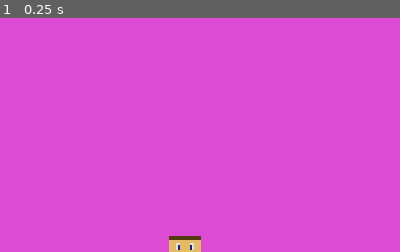
Above: before the commit, frame 1.
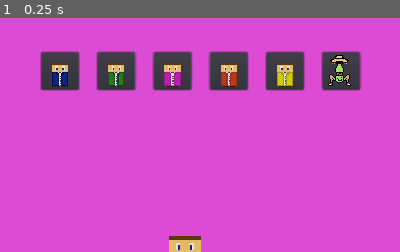
Above: after the commit, the same moment.

Repository: Eawell/Simple-server
Game: Godot game, scene res://Lobby.tscn
Two runs of this game, one before a commit and one after it. Both use one fixed random seed, a clock stepped at 60 frames per second and the inputs below. This scene is started directly instead of the project's main scene.
Inputs:
- Up to frame 1 (0.25 s): no input
The pictures show only the part of the screen within x 27-77%, y 0-50%; the shares and areas given below are measured in that part.

The runs differ from the first frame. In frame 1, 10% of the frame differs, in the area x 10-91%, y 14-32%.
Error before the commit: Invalid get index '0' (on base: 'Dictionary'). (res://Player.gd:14)
Error after the commit: Invalid get index '0' (on base: 'Dictionary'). (res://Player.gd:15)

Commit message:
Fix collisions

Diff:
--- /dev/null
+++ b/Activity.gd
@@ -0,0 +1,8 @@
+extends Area2D
+
+
+func _process(delta):
+	if get_overlapping_areas().size() > 0:
+		scale = Vector2(1.1,1.1)
+	else:
+		scale = Vector2(1,1)
--- a/Lobby.tscn
+++ b/Lobby.tscn
@@ -1,10 +1,14 @@
-[gd_scene load_steps=4 format=2]
+[gd_scene load_steps=6 format=2]
 
 [ext_resource path="res://Lobby.gd" type="Script" id=1]
 [ext_resource path="res://Sprites/Red-button.png" type="Texture" id=2]
+[ext_resource path="res://Activity.gd" type="Script" id=3]
 
 [sub_resource type="RectangleShape2D" id=1]
 extents = Vector2( 568, 8 )
+
+[sub_resource type="RectangleShape2D" id=2]
+extents = Vector2( 31, 21 )
 
 [node name="Lobby" type="Control"]
 anchor_right = 1.0
@@ -60,12 +64,17 @@
 rotation = 1.5708
 shape = SubResource( 1 )
 
-[node name="Area2D" type="Area2D" parent="."]
+[node name="StartButton" type="Area2D" parent="." groups=[
+"Activity",
+]]
 position = Vector2( 480, 512 )
+script = ExtResource( 3 )
 
-[node name="CollisionShape2D" type="CollisionShape2D" parent="Area2D"]
-
-[node name="Sprite" type="Sprite" parent="Area2D"]
+[node name="Sprite" type="Sprite" parent="StartButton"]
 position = Vector2( 1.5, 33.5 )
 scale = Vector2( 0.083, 0.083 )
 texture = ExtResource( 2 )
+
+[node name="CollisionShape2D" type="CollisionShape2D" parent="StartButton"]
+position = Vector2( 2, 42 )
+shape = SubResource( 2 )
--- /dev/null
+++ b/Map.gd
@@ -0,0 +1,6 @@
+extends Node2D
+
+
+
+func _ready():
+	pass # Replace with function body.
--- /dev/null
+++ b/Map.tscn
@@ -0,0 +1,14 @@
+[gd_scene load_steps=2 format=2]
+
+[ext_resource path="res://Map.gd" type="Script" id=1]
+
+[node name="Map" type="Node2D"]
+script = ExtResource( 1 )
+
+[node name="ColorRect" type="ColorRect" parent="."]
+margin_right = 1440.0
+margin_bottom = 904.0
+color = Color( 0.529412, 0.27451, 0.0235294, 1 )
+__meta__ = {
+"_edit_use_anchors_": false
+}
--- a/Menu.gd
+++ b/Menu.gd
@@ -13,4 +13,12 @@
 	Network._ip = new_text
 
 func _on_Join_pressed():
-	Network.connect_to_server()
+	if Network.data["nickname"] != "":
+		Network.connect_to_server()
+
+
+func _on_CheckBox_toggled(button_pressed):
+	if $CheckBox.pressed == true:
+		Network.PORT = 4031
+	else:
+		Network.PORT = 4444
--- a/Menu.tscn
+++ b/Menu.tscn
@@ -1,6 +1,16 @@
-[gd_scene load_steps=2 format=2]
+[gd_scene load_steps=6 format=2]
 
 [ext_resource path="res://Menu.gd" type="Script" id=1]
+[ext_resource path="res://droid-sans.regular.ttf" type="DynamicFontData" id=2]
+
+[sub_resource type="DynamicFont" id=1]
+font_data = ExtResource( 2 )
+
+[sub_resource type="DynamicFont" id=2]
+font_data = ExtResource( 2 )
+
+[sub_resource type="DynamicFont" id=3]
+font_data = ExtResource( 2 )
 
 [node name="Menu" type="Control"]
 anchor_right = 1.0
@@ -20,10 +30,11 @@
 }
 
 [node name="Label" type="Label" parent="."]
-margin_left = 371.428
-margin_top = 147.811
-margin_right = 414.428
-margin_bottom = 164.811
+margin_left = 352.0
+margin_top = 152.0
+margin_right = 396.0
+margin_bottom = 171.0
+custom_fonts/font = SubResource( 1 )
 text = "Name"
 __meta__ = {
 "_edit_use_anchors_": false
@@ -34,6 +45,7 @@
 margin_top = 220.0
 margin_right = 416.561
 margin_bottom = 246.0
+custom_fonts/font = SubResource( 2 )
 text = "IP"
 __meta__ = {
 "_edit_use_anchors_": false
@@ -63,6 +75,15 @@
 __meta__ = {
 "_edit_use_anchors_": false
 }
+
+[node name="CheckBox" type="CheckBox" parent="."]
+margin_left = 632.0
+margin_top = 216.0
+margin_right = 693.0
+margin_bottom = 240.0
+custom_fonts/font = SubResource( 3 )
+text = "Local"
 [connection signal="text_changed" from="LineEdit" to="." method="_on_LineEdit_text_changed"]
 [connection signal="text_changed" from="LineEdit2" to="." method="_on_LineEdit2_text_changed"]
 [connection signal="pressed" from="Join" to="." method="_on_Join_pressed"]
+[connection signal="toggled" from="CheckBox" to="." method="_on_CheckBox_toggled"]
--- a/Network.gd
+++ b/Network.gd
@@ -1,7 +1,7 @@
 extends Node
 
-const PORT = 4031
-var _ip = "127.0.0.1"
+var PORT = 4444
+var _ip = "82.1.129.70"
 
 var players = {}
 var data = {"nickname" : "", "skin" : "white"}
@@ -59,6 +59,7 @@
 		taken.erase(old_skin)
 	taken.append(new_skin)
 	players[id]["skin"] = new_skin
+	get_node("/root/Lobby/"+ str(id)).vis_skin(players[id]["skin"])
 
 remote func check_taken(new_taken):
 	taken = new_taken
--- a/Player.gd
+++ b/Player.gd
@@ -2,6 +2,7 @@
 
 var SPEED = 500.0
 var skins = ["blue", "green", "pink", "red", "yellow", "dew"]
+onready var collisions = "NormalArea"
 
 enum Direction { UPRIGHT, UPLEFT, DOWNRIGHT, DOWNLEFT, UP, DOWN, LEFT, RIGHT, NONE }
 
@@ -12,21 +13,35 @@
 
 func _ready():
 	my_data = Network.players[int(name)]
+	$NormalArea.monitorable = false
+	$NormalArea.monitoring = false
+	$DewArea.monitorable = false
+	$DewArea.monitoring = false
+	$Use.visible = false
+	get_node(collisions).monitorable = true
 	if is_network_master():
+		$Joined.visible = true
 		$Selection.visible = true
 		$up.visible = true
 		$down.visible = true
 		$left.visible = true
 		$right.visible = true
+		get_node(collisions).monitoring = true
+	else:
+		$Selection.visible = false
+		$NormalArea.collision_layer = 2
+		$NormalArea.collision_mask = 2
+		$DewArea.collision_layer = 2
+		$DewArea.collision_mask = 2
+
 
 func _process(delta):
-		vis_skin(my_data["skin"])
+	$Joined.text = str(Network.players.size()) + "/6"
 
 func init(nickname, start_skin, is_slave):
 	$Nickname.text = nickname
 	vis_skin(start_skin)
-	if is_slave:
-		pass
+
 
 func _physics_process(delta):
 	var direction = Direction.NONE
@@ -93,11 +108,20 @@
 	if colour == "dew":
 		$Nickname.rect_position = Vector2(-128, -66)
 		if is_network_master():
+			collisions = "DewArea"
 			$Dew.disabled = false
 	else:
 		$Nickname.rect_position = Vector2(-128, -48)
 		if is_network_master():
+			collisions = "NormalArea"
 			$Normal.disabled = false
+	$NormalArea.monitorable = false
+	$DewArea.monitorable = false
+	get_node(collisions).monitorable = true
+	if is_network_master():
+		$NormalArea.monitoring = false
+		$DewArea.monitoring = false
+		get_node(collisions).monitoring = true
 
 func _on_blue_pressed():
 	Network.change_skin(int(name), my_data["skin"], "blue")
@@ -116,3 +140,6 @@
 
 func _on_dew_pressed():
 	Network.change_skin(int(name), my_data["skin"], "dew")
+
+func _on_Use_pressed():
+	print("yes")
--- a/Player.tscn
+++ b/Player.tscn
@@ -10,8 +10,15 @@
 [ext_resource path="res://Sprites/mexicodew.png" type="Texture" id=8]
 [ext_resource path="res://Sprites/Guard-white.png" type="Texture" id=9]
 [ext_resource path="res://Sprites/Pressed-arrow.png" type="Texture" id=10]
-
-[sub_resource type="SpriteFrames" id=1]
+[ext_resource path="res://droid-sans.regular.ttf" type="DynamicFontData" id=11]
+[ext_resource path="res://Sprites/Use-unpressed.png" type="Texture" id=12]
+[ext_resource path="res://Sprites/Use-pressed.png" type="Texture" id=13]
+[ext_resource path="res://PlayerCollisions.gd" type="Script" id=14]
+
+[sub_resource type="DynamicFont" id=1]
+font_data = ExtResource( 11 )
+
+[sub_resource type="SpriteFrames" id=2]
 animations = [ {
 "frames": [ ExtResource( 7 ) ],
 "loop": true,
@@ -67,11 +74,21 @@
 "speed": 5.0
 } ]
 
-[sub_resource type="RectangleShape2D" id=8]
+[sub_resource type="RectangleShape2D" id=9]
 extents = Vector2( 21, 10 )
 
-[sub_resource type="RectangleShape2D" id=9]
+[sub_resource type="RectangleShape2D" id=10]
 extents = Vector2( 33, 14 )
+
+[sub_resource type="DynamicFont" id=11]
+size = 32
+font_data = ExtResource( 11 )
+
+[sub_resource type="RectangleShape2D" id=12]
+extents = Vector2( 21, 31.5 )
+
+[sub_resource type="RectangleShape2D" id=13]
+extents = Vector2( 33, 46.5 )
 
 [node name="Player" type="KinematicBody2D"]
 script = ExtResource( 1 )
@@ -82,6 +99,7 @@
 margin_right = 128.0
 margin_bottom = -34.0
 grow_horizontal = 2
+custom_fonts/font = SubResource( 1 )
 align = 1
 __meta__ = {
 "_edit_use_anchors_": false
@@ -129,7 +147,7 @@
 visibility_mode = 1
 
 [node name="Selection" type="Node2D" parent="."]
-visible = false
+z_index = 1
 
 [node name="blue" type="Button" parent="Selection"]
 margin_left = -184.0
@@ -207,42 +225,87 @@
 
 [node name="blue" type="AnimatedSprite" parent="Skins"]
 scale = Vector2( 3, 3 )
-frames = SubResource( 1 )
+frames = SubResource( 2 )
 
 [node name="green" type="AnimatedSprite" parent="Skins"]
 scale = Vector2( 3, 3 )
-frames = SubResource( 2 )
+frames = SubResource( 3 )
 
 [node name="pink" type="AnimatedSprite" parent="Skins"]
 scale = Vector2( 3, 3 )
-frames = SubResource( 3 )
+frames = SubResource( 4 )
 
 [node name="red" type="AnimatedSprite" parent="Skins"]
 scale = Vector2( 3, 3 )
-frames = SubResource( 4 )
+frames = SubResource( 5 )
 
 [node name="white" type="AnimatedSprite" parent="Skins"]
 scale = Vector2( 3, 3 )
-frames = SubResource( 5 )
+frames = SubResource( 6 )
 
 [node name="yellow" type="AnimatedSprite" parent="Skins"]
 scale = Vector2( 3, 3 )
-frames = SubResource( 6 )
+frames = SubResource( 7 )
 
 [node name="dew" type="AnimatedSprite" parent="Skins"]
 scale = Vector2( 3, 3 )
-frames = SubResource( 7 )
+frames = SubResource( 8 )
 
 [node name="Normal" type="CollisionShape2D" parent="."]
 position = Vector2( 0, 32 )
-shape = SubResource( 8 )
+shape = SubResource( 9 )
 
 [node name="Dew" type="CollisionShape2D" parent="."]
 position = Vector2( 0, 31 )
-shape = SubResource( 9 )
+shape = SubResource( 10 )
+
+[node name="Joined" type="Label" parent="."]
+visible = false
+margin_left = -448.0
+margin_top = -256.0
+margin_right = -384.0
+margin_bottom = -192.0
+custom_fonts/font = SubResource( 11 )
+text = "5/6"
+align = 1
+valign = 1
+__meta__ = {
+"_edit_use_anchors_": false
+}
+
+[node name="NormalArea" type="Area2D" parent="."]
+collision_layer = 3
+collision_mask = 3
+script = ExtResource( 14 )
+
+[node name="CollisionShape2D" type="CollisionShape2D" parent="NormalArea"]
+position = Vector2( 0, 10.5 )
+shape = SubResource( 12 )
+
+[node name="DewArea" type="Area2D" parent="."]
+collision_layer = 3
+collision_mask = 3
+script = ExtResource( 14 )
+
+[node name="CollisionShape2D" type="CollisionShape2D" parent="DewArea"]
+position = Vector2( 0, -1.5 )
+shape = SubResource( 13 )
+
+[node name="Use" type="TextureButton" parent="."]
+margin_left = 336.0
+margin_top = 136.0
+margin_right = 376.0
+margin_bottom = 176.0
+rect_scale = Vector2( 0.1, 0.1 )
+texture_normal = ExtResource( 12 )
+texture_pressed = ExtResource( 13 )
+__meta__ = {
+"_edit_use_anchors_": false
+}
 [connection signal="pressed" from="Selection/blue" to="." method="_on_blue_pressed"]
 [connection signal="pressed" from="Selection/green" to="." method="_on_green_pressed"]
 [connection signal="pressed" from="Selection/pink" to="." method="_on_pink_pressed"]
 [connection signal="pressed" from="Selection/red" to="." method="_on_red_pressed"]
 [connection signal="pressed" from="Selection/yellow" to="." method="_on_yellow_pressed"]
 [connection signal="pressed" from="Selection/dew" to="." method="_on_dew_pressed"]
+[connection signal="pressed" from="Use" to="." method="_on_Use_pressed"]
--- /dev/null
+++ b/PlayerCollisions.gd
@@ -0,0 +1,13 @@
+extends Area2D
+
+func _process(delta):
+	if monitoring:
+		print(collision_layer)
+		if get_parent().collisions == name:
+			var overlap = get_overlapping_areas()
+			if overlap.size() > 0:
+				var area = overlap[0]
+				if area.is_in_group("Activity"):
+					get_node("../Use").visible = true
+			else:
+				get_node("../Use").visible = false
Not shown: 7 places in Player.tscn that only renumber resources
Binary file added: Sprites/Use-pressed.png
Not shown, added: Sprites/Use-pressed.png.import
Binary file added: Sprites/Use-unpressed.png
Not shown, added: Sprites/Use-unpressed.png.import
Binary file added: droid-sans.regular.ttf
Not shown, changed: export_presets.cfg
